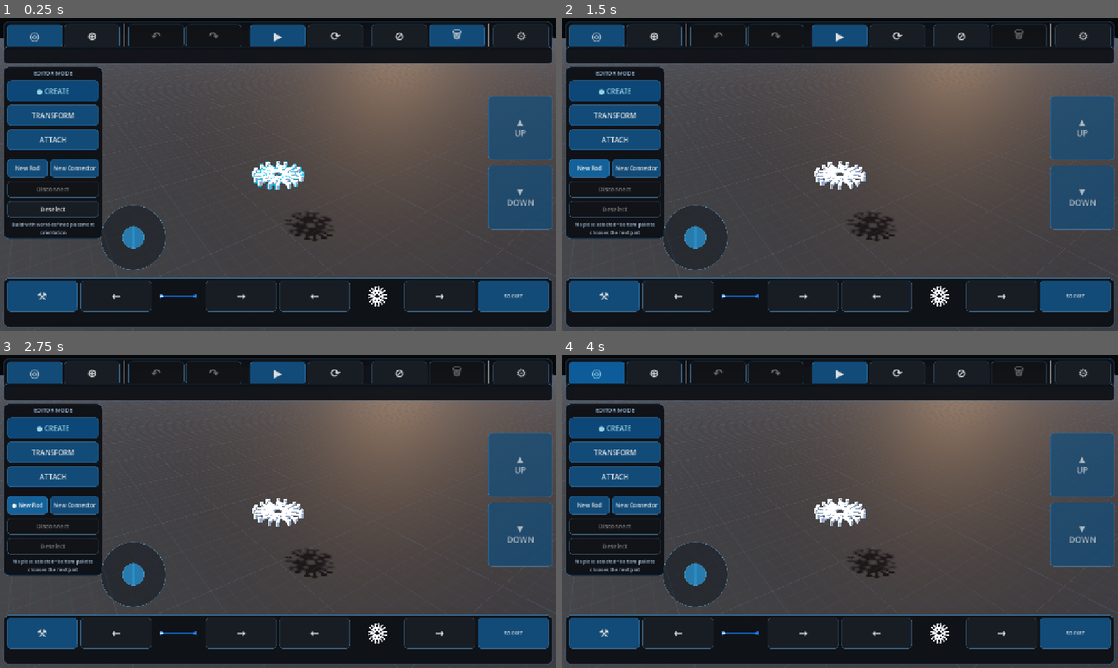
Above: before the commit, frames 1-4 (two rows, left to right).
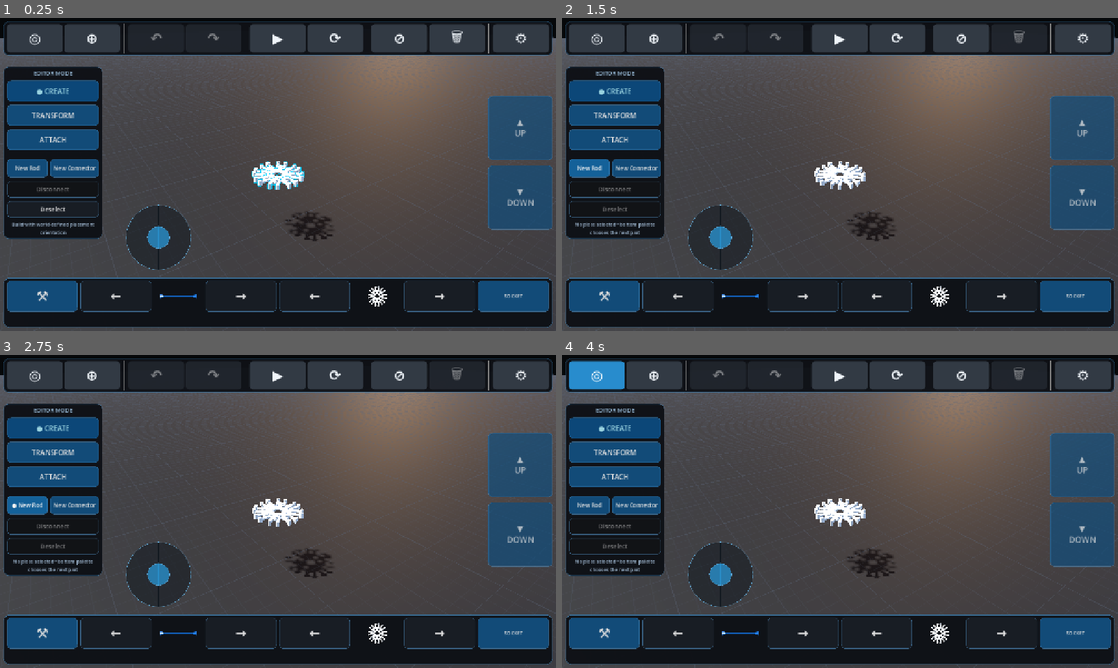
Above: after the commit, the same moments.

Repository: pixel375/connex
Game: Godot game, scene res://Main.tscn
Same seed, same stepped clock (60 frames per second), same inputs: the game is played once before the commit and once after it.
Inputs:
- Up to frame 1 (0.25 s): no input
- Up to frame 2 (1.5 s): click "New Rod" at 0.5 s; click "● New Rod" at 1.25 s
- Up to frame 3 (2.75 s): click "New Rod" at 2 s
- Up to frame 4 (4 s): click "● New Rod" at 2.75 s; click "◎" at 3.5 s

The runs differ from the first frame. In frame 1, 11% of the frame differs, in the area x 0-100%, y 2-91%; in frame 2, 10%; in frame 3, 10%; in frame 4, 10%.

Commit message:
Activate v0.5.23 runtime and topbar finalizer

Diff:
--- a/Main.tscn
+++ b/Main.tscn
@@ -1,11 +1,12 @@
 [gd_scene load_steps=4 format=3]
 
-; v0.5.22 runtime keeps the v0.5.21 unified transform/camera foundation and adds
-; the touch/UI refresh in main_v081.gd. Scene helpers preserve legacy physics
-; slider behavior and finalize the icon top bar after the inherited UI is ready.
-[ext_resource type="Script" path="res://scripts/main_v081.gd" id="1_main"]
+; v0.5.23 keeps the v0.5.22 touch/transform foundation and adds the focused
+; UI polish, fixed menu-close overlays and ATTACH deselection repair in
+; main_v082.gd. Scene helpers preserve legacy physics slider behavior and
+; finalize the icon top bar after the inherited UI is ready.
+[ext_resource type="Script" path="res://scripts/main_v082.gd" id="1_main"]
 [ext_resource type="Script" path="res://scripts/physics_slider_fix_v052.gd" id="2_physics_fix"]
-[ext_resource type="Script" path="res://scripts/ui_topbar_fix_v081.gd" id="3_topbar_fix"]
+[ext_resource type="Script" path="res://scripts/ui_topbar_fix_v082.gd" id="3_topbar_fix"]
 
 [node name="Main" type="Node3D"]
 script = ExtResource("1_main")
@@ -13,5 +14,5 @@
 [node name="PhysicsSliderFixV052" type="Node" parent="."]
 script = ExtResource("2_physics_fix")
 
-[node name="TopBarFixV081" type="Node" parent="."]
+[node name="TopBarFixV082" type="Node" parent="."]
 script = ExtResource("3_topbar_fix")
